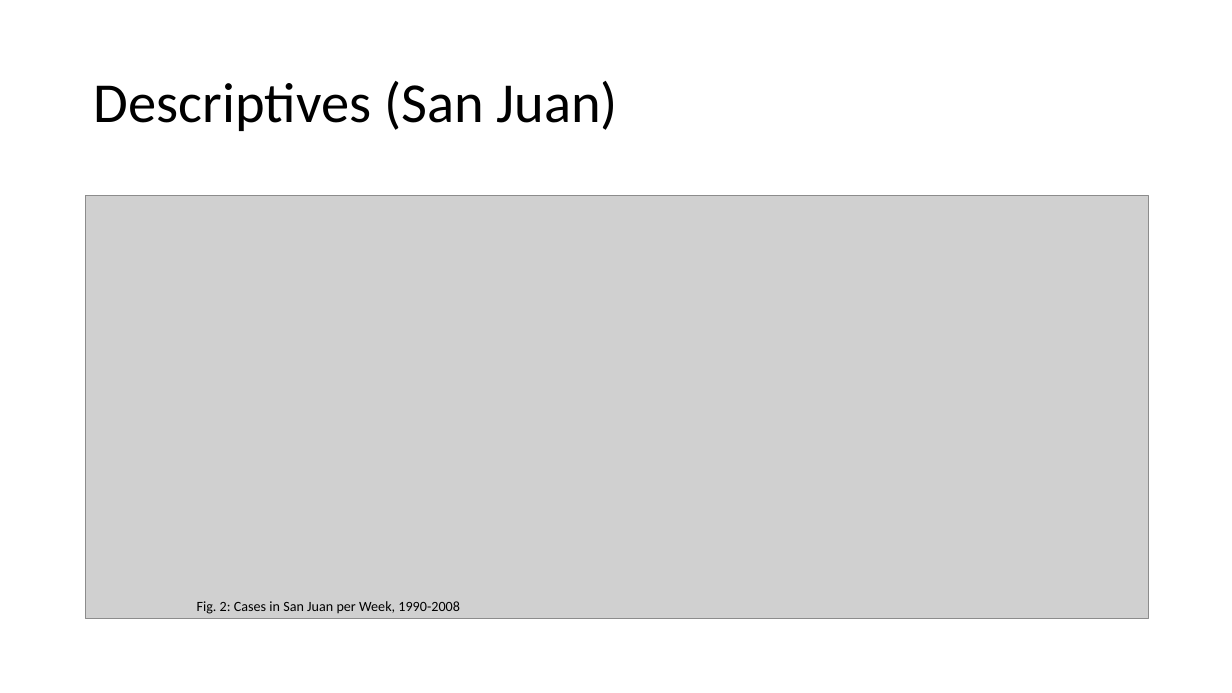
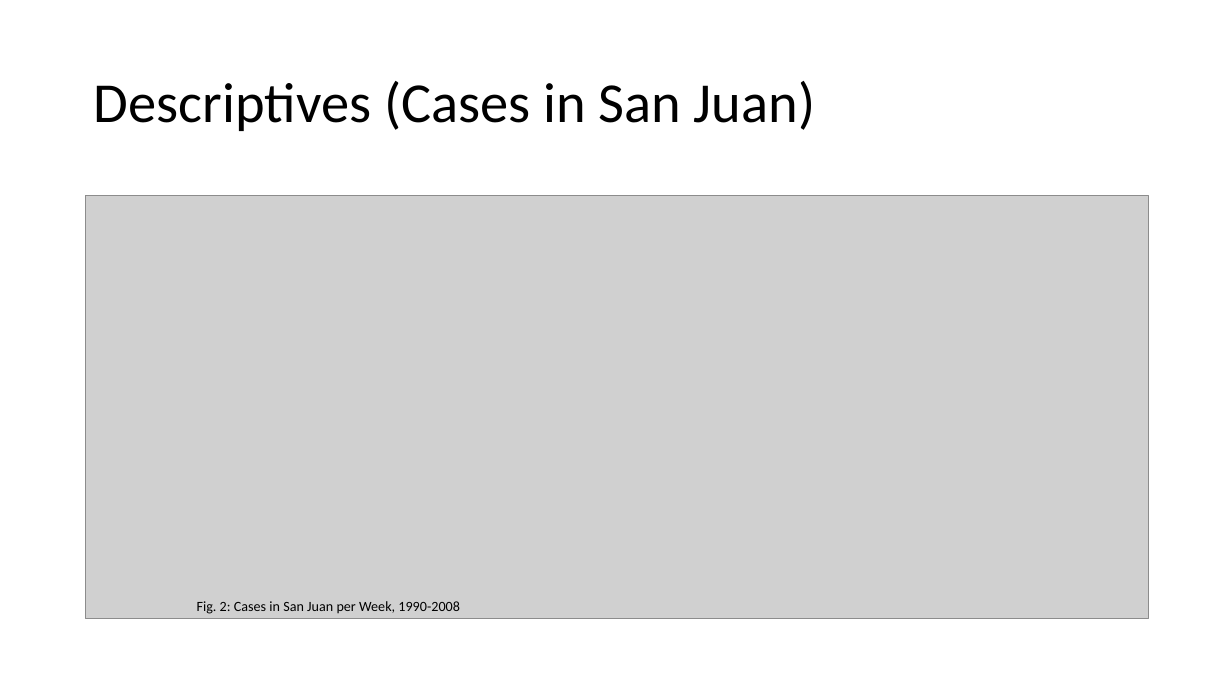
Before and after one commit to mariiader/adc_project, a slide deck: slide 5 of DengAI_PP_1.pptx. Drawn at 1232x693 pixels with LibreOffice and Linux fonts; fonts in the diff are those of the drawing; grey boxes stand for pictures. Boxes give left, top, right and bottom in pixels: in the first picture for what was removed or moved away, otherwise in the second. Text is boxed around its words. In the diff, an @@ line names an element or a change of style, - is before the commit and + after.

```diff
--- a/DengAI_PP_1.pptx
+++ b/DengAI_PP_1.pptx
@@ title at bbox=[94, 81, 815, 131]: text changed @@
-Descriptives (San Juan)
+Descriptives (Cases in San Juan)
```
Also in this commit, not shown: 5 other slides changed, 1 slide removed, 19 other files.
